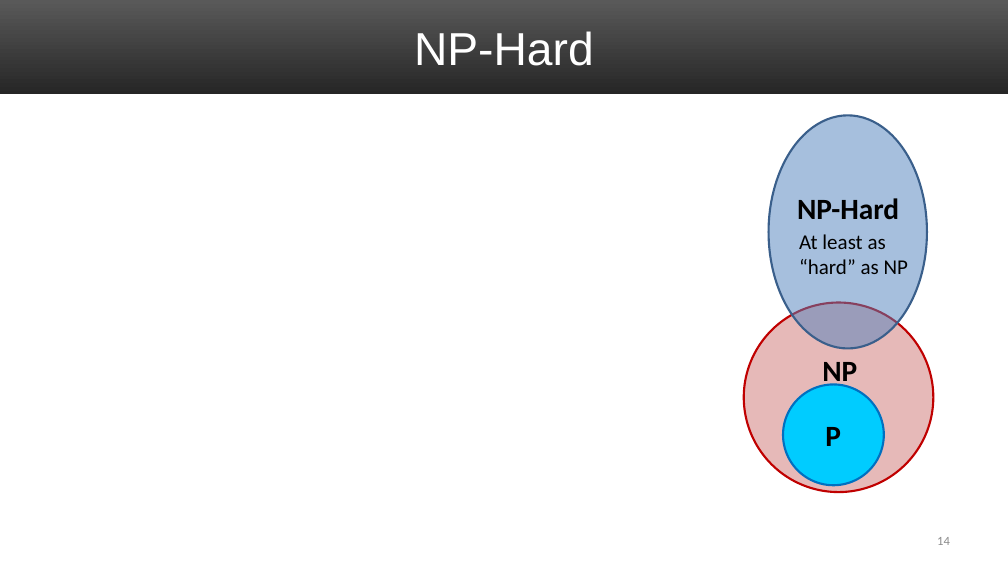
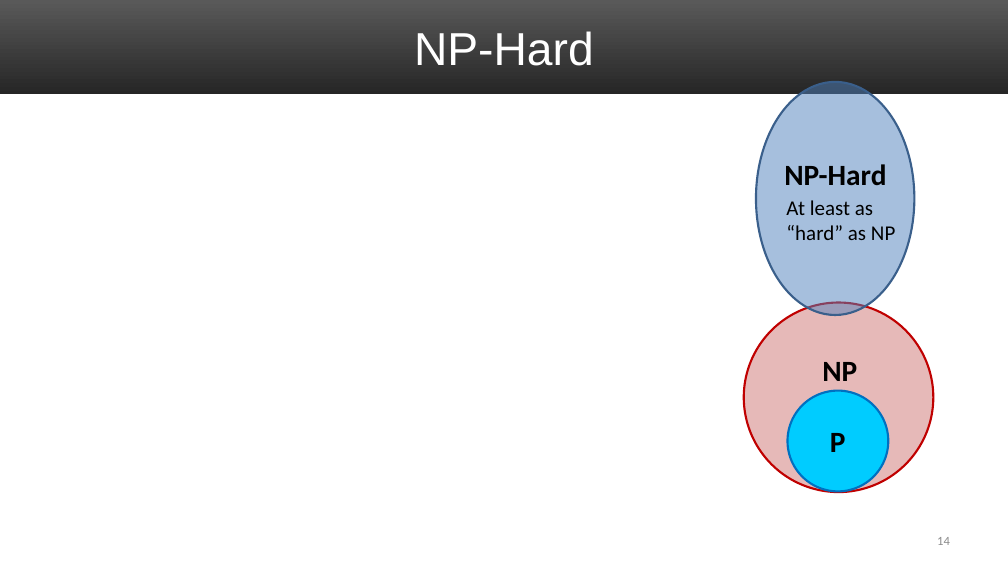
Before and after one commit to markfloryan/dsa2, a slide deck: slide 14 of slides/07-NPCIntro.pptx. Drawn at 1008x567 pixels with LibreOffice and Linux fonts; fonts in the diff are those of the drawing; grey boxes stand for pictures. Boxes give left, top, right and bottom in pixels: in the first picture for what was removed or moved away, otherwise in the second. Text is boxed around its words. In the diff, an @@ line names an element or a change of style, - is before the commit and + after.

```diff
--- a/slides/07-NPCIntro.pptx
+++ b/slides/07-NPCIntro.pptx
@@ ellipse: place and size @@
-ellipse at [769,116,928,349]
+ellipse at [756,82,915,315]
@@ text "NP-Hard": place and size @@
-text "NP-Hard" at [797,198,899,220]
+text "NP-Hard" at [784,164,886,186]
@@ text "At least as “hard” as ...": place and size @@
-text "At least as “hard” as ..." at [799,234,908,274]
+text "At least as “hard” as ..." at [786,200,895,240]
@@ ellipse: place and size @@
-ellipse at [783,384,884,485]
+ellipse at [788,391,889,492]
@@ text "P": place and size @@
-text "P" at [825,427,841,446]
+text "P" at [830,433,846,452]
```
Also in this commit, not shown: 7 other slides changed, 2 other files.
